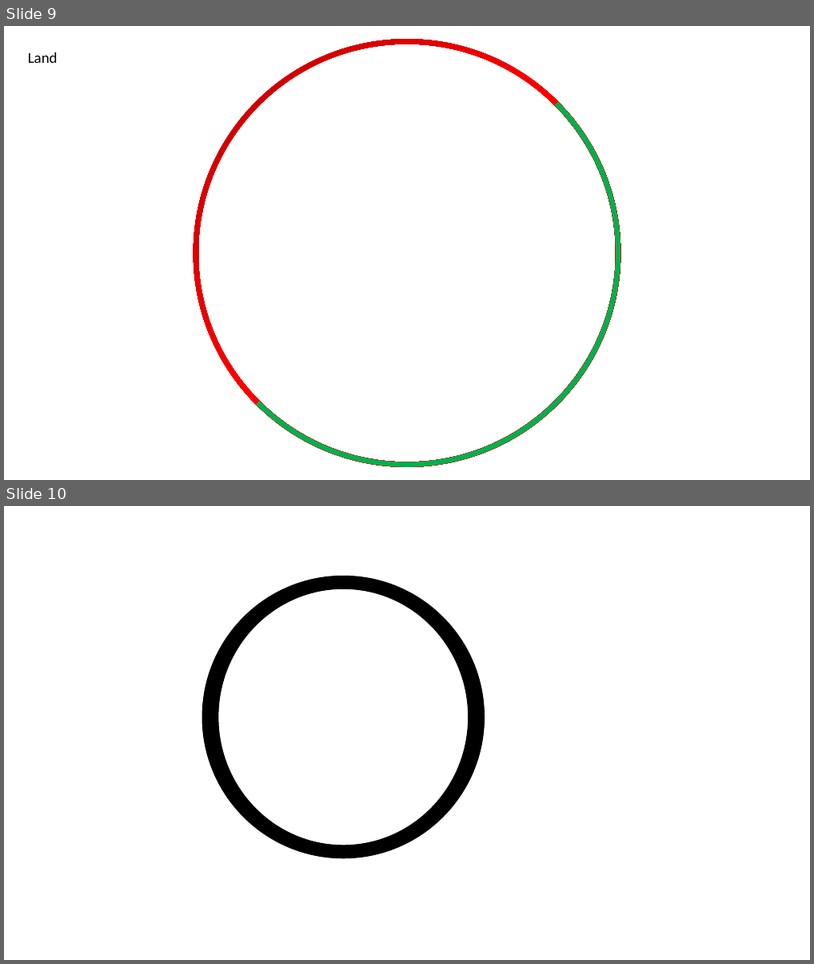
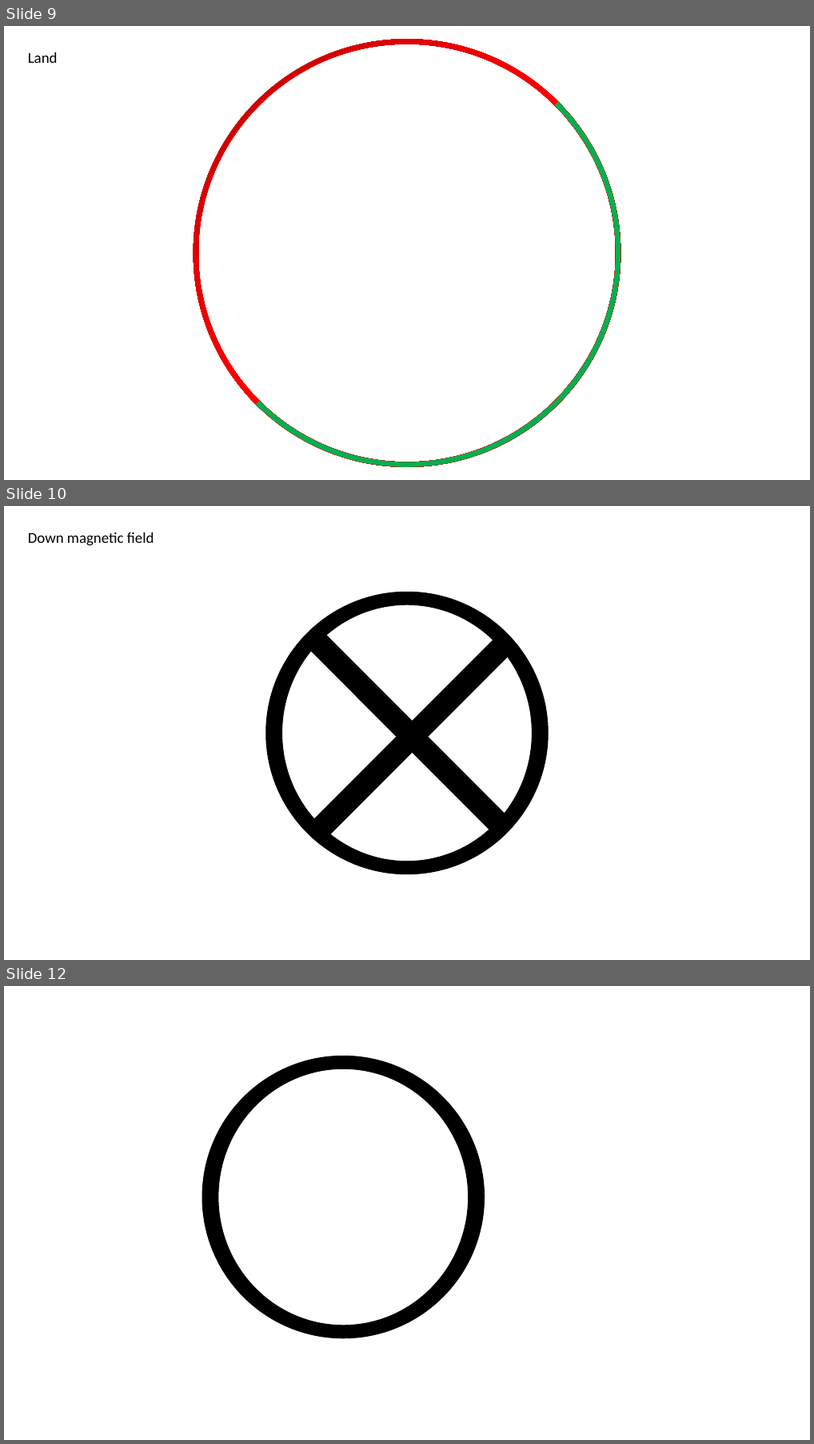
Before and after one commit to Nebulean/Electro-Pong, a slide deck: misc/assets.pptx. Shown one above the other, each under a label of ours: slides 9 and 10 before the commit, slides 9, 10 and 12 after it; the slides between them are not shown. The pictures are 814x964 and 814x1444 pixels, drawn with LibreOffice and Linux fonts; fonts in the diff are those of the drawing. Boxes give left, top, right and bottom in pixels: in the first picture for what was removed or moved away, otherwise in the second. Text is boxed around its words. In the diff, an @@ line names an element or a change of style, - is before the commit and + after.

```diff
--- a/misc/assets.pptx
+++ b/misc/assets.pptx
@@ slide 10 added at [4, 506, 810, 960], background #FFFFFF @@
@@ text added at [28, 532, 154, 546], 18 pt, text #000000 @@
+Down magnetic field
@@ freeform shape added at [266, 592, 549, 874], fill #000000, outline #000000 1 pt @@
@@ rectangle added at [307, 631, 514, 837], fill #000000, outline #000000 1 pt @@
@@ rectangle added at [311, 631, 518, 837], fill #000000, outline #000000 1 pt @@
@@ what was slide 10 is now slide 12 @@
```
Also in this commit, not shown: 1 other slide added, 1 other file.
